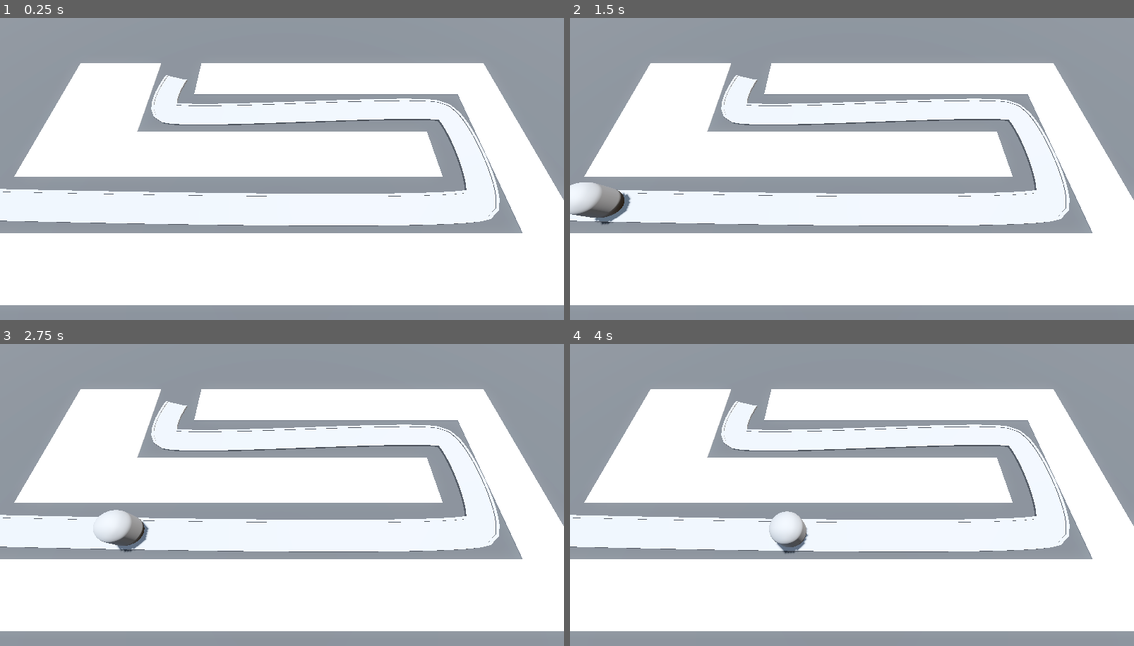
Above: before the commit, frames 1-4 (two rows, left to right).
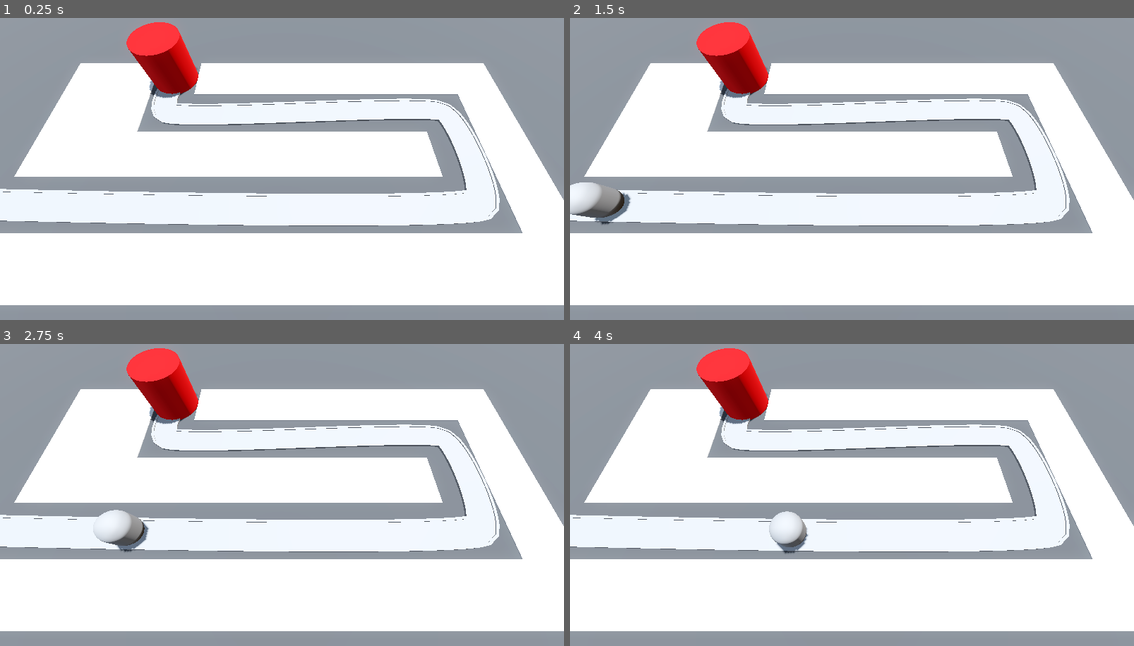
Above: after the commit, the same moments.

Repository: FabioAVSilva/Barbarian-Blaster
Game: Godot game, scene res://BaseLevel.tscn
Two runs of this game, one before a commit and one after it. Both use one fixed random seed, a clock stepped at 60 frames per second and the inputs below.
Inputs:
- Up to frame 1 (0.25 s): no input
- Up to frame 2 (1.5 s): tap Enter at 0.5 s
- Up to frame 3 (2.75 s): no input
- Up to frame 4 (4 s): no input

The runs differ from the first frame. In frame 1, 2.1% of the frame differs, in the area x 22-36%, y 1-27%; in frame 2, 2.1%; in frame 3, 2.1%; in frame 4, 2.1%.

Commit message:
Added player base
Enemy will call the takedamage function on the base upon travelling the entirety of the path

Diff:
--- /dev/null
+++ b/Base/base.gd
@@ -0,0 +1,4 @@
+extends Node3D
+
+func take_damage() -> void:
+	print("Damage dealt to base!")
--- /dev/null
+++ b/Base/base.tscn
@@ -0,0 +1,15 @@
+[gd_scene load_steps=3 format=3 uid="uid://stafny5k8dbo"]
+
+[ext_resource type="Script" uid="uid://c60y8iqdjyw1s" path="res://Base/base.gd" id="1_u1x2a"]
+
+[sub_resource type="StandardMaterial3D" id="StandardMaterial3D_cbgtc"]
+albedo_color = Color(0.886275, 0, 0.0196078, 1)
+
+[node name="Base" type="Node3D" groups=["base"]]
+script = ExtResource("1_u1x2a")
+
+[node name="CSGCylinder3D" type="CSGCylinder3D" parent="."]
+radius = 2.0
+height = 4.0
+sides = 32
+material = SubResource("StandardMaterial3D_cbgtc")
--- a/BaseLevel.tscn
+++ b/BaseLevel.tscn
@@ -1,7 +1,8 @@
-[gd_scene load_steps=8 format=3 uid="uid://dxg7kq1nikc3v"]
+[gd_scene load_steps=9 format=3 uid="uid://dxg7kq1nikc3v"]
 
 [ext_resource type="MeshLibrary" uid="uid://cw1t1b8ikxqja" path="res://MeshLibraries/SpaceLibrary.tres" id="1_lvb7b"]
 [ext_resource type="PackedScene" uid="uid://cl6x2roqpx5st" path="res://Enemy/enemy.tscn" id="2_5x8ra"]
+[ext_resource type="PackedScene" uid="uid://stafny5k8dbo" path="res://Base/base.tscn" id="3_o2j4u"]
 
 [sub_resource type="ProceduralSkyMaterial" id="ProceduralSkyMaterial_dq0bh"]
 sky_horizon_color = Color(0.662243, 0.671743, 0.686743, 1)
@@ -98,3 +99,6 @@
 
 [node name="Enemy" parent="Path3D" instance=ExtResource("2_5x8ra")]
 transform = Transform3D(-4.37104e-08, 0, -0.999977, 0, 1, 0, 0.999977, 0, -4.37104e-08, -24, 0, 6)
+
+[node name="Base" parent="." instance=ExtResource("3_o2j4u")]
+transform = Transform3D(1, 0, 0, 0, 1, 0, 0, 0, 1, -10, 2, -6)
--- a/Enemy/enemy.gd
+++ b/Enemy/enemy.gd
@@ -2,11 +2,10 @@
 
 @export var speed: float = 2.5
 
-# Called when the node enters the scene tree for the first time.
-func _ready() -> void:
-	pass # Replace with function body.
-
+@onready var base = get_tree().get_first_node_in_group("base")
 
 # Called every frame. 'delta' is the elapsed time since the previous frame.
 func _process(delta: float) -> void:
 	progress += speed * delta
+	if progress_ratio == 1.0:
+		base.take_damage()
Not shown, added: Base/base.gd.uid
